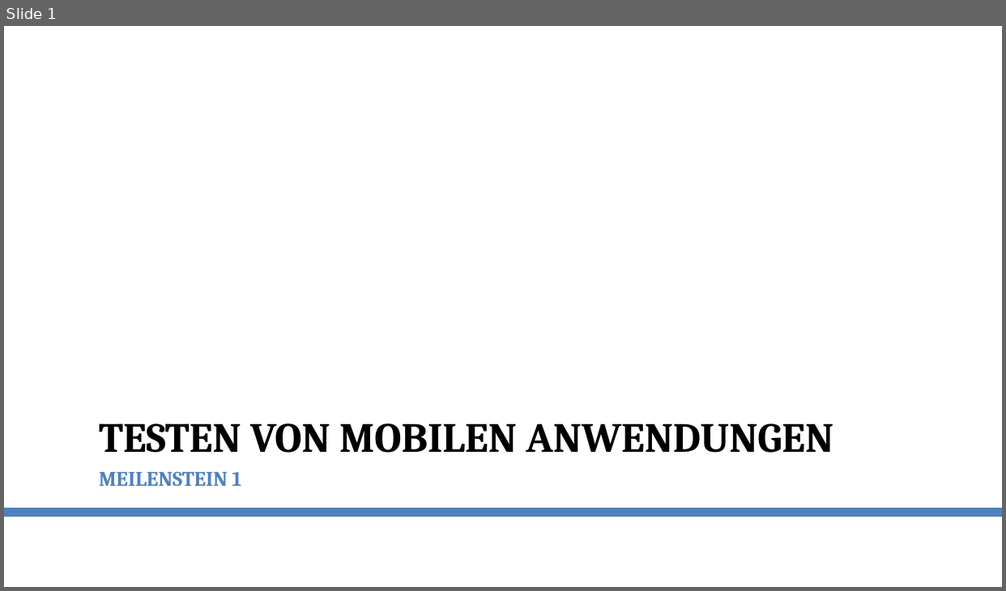
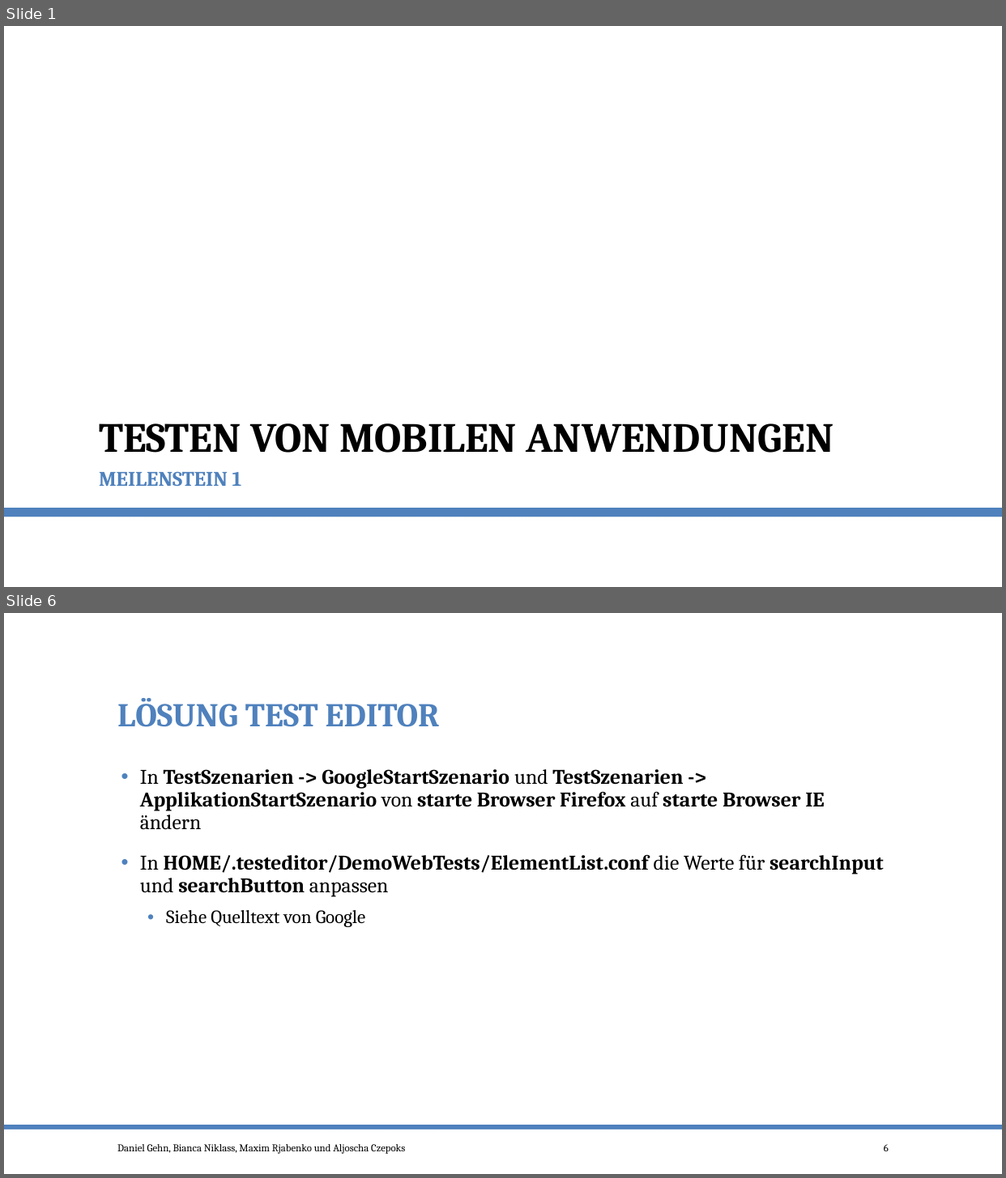
Before and after one commit to po-test-ws-2015/test-cycle, a slide deck: TestenMileStone1.pptx. Shown one above the other, each under a label of ours: slide 1 before the commit, slides 1 and 6 after it; the slides between them are not shown. The pictures are 1006x591 and 1006x1178 pixels, drawn with LibreOffice and Linux fonts; fonts in the diff are those of the drawing. Boxes give left, top, right and bottom in pixels: in the first picture for what was removed or moved away, otherwise in the second. Text is boxed around its words. In the diff, an @@ line names an element or a change of style, - is before the commit and + after.

```diff
--- a/TestenMileStone1.pptx
+++ b/TestenMileStone1.pptx
@@ slide 6 added at <box>4,613,1002,1174</box>, background #FFFFFF @@
@@ title added at <box>117,698,440,727</box>, 32 pt, text #4F81BD, bold @@
+LÖSUNG TEST EDITOR
@@ text added at <box>140,769,884,927</box>, 20 pt, text #000000, bold @@
+• In TestSzenarien -> GoogleStartSzenario und TestSzenarien -> ApplikationStartSzenario von starte Browser Firefox auf starte Browser IE ändern
+• In HOME/.testeditor/DemoWebTests/ElementList.conf die Werte für searchInput und searchButton anpassen
+  • Siehe Quelltext von Google
@@ rectangle added at <box>4,1125,1002,1130</box>, fill #4F81BD @@
@@ rectangle added at <box>4,1125,1002,1130</box>, fill #4F81BD @@
@@ text added at <box>117,1144,405,1154</box>, 10 pt, text #000000 @@
+Daniel Gehn, Bianca Niklass, Maxim Rjabenko und Aljoscha Czepoks
@@ page number added at <box>884,1144,889,1152</box>, 10 pt, text #000000 @@
+6
```
Also in this commit, not shown: 4 slides changed, 1 other slide added.
